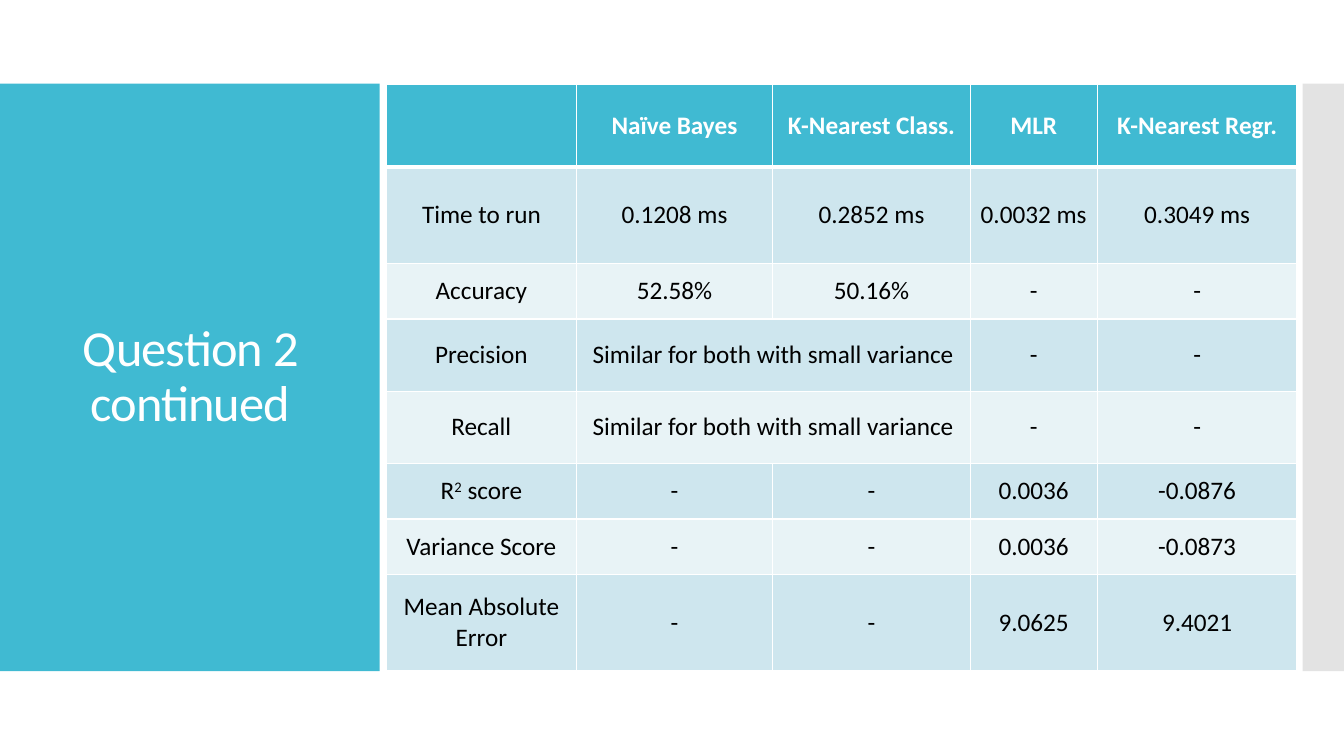
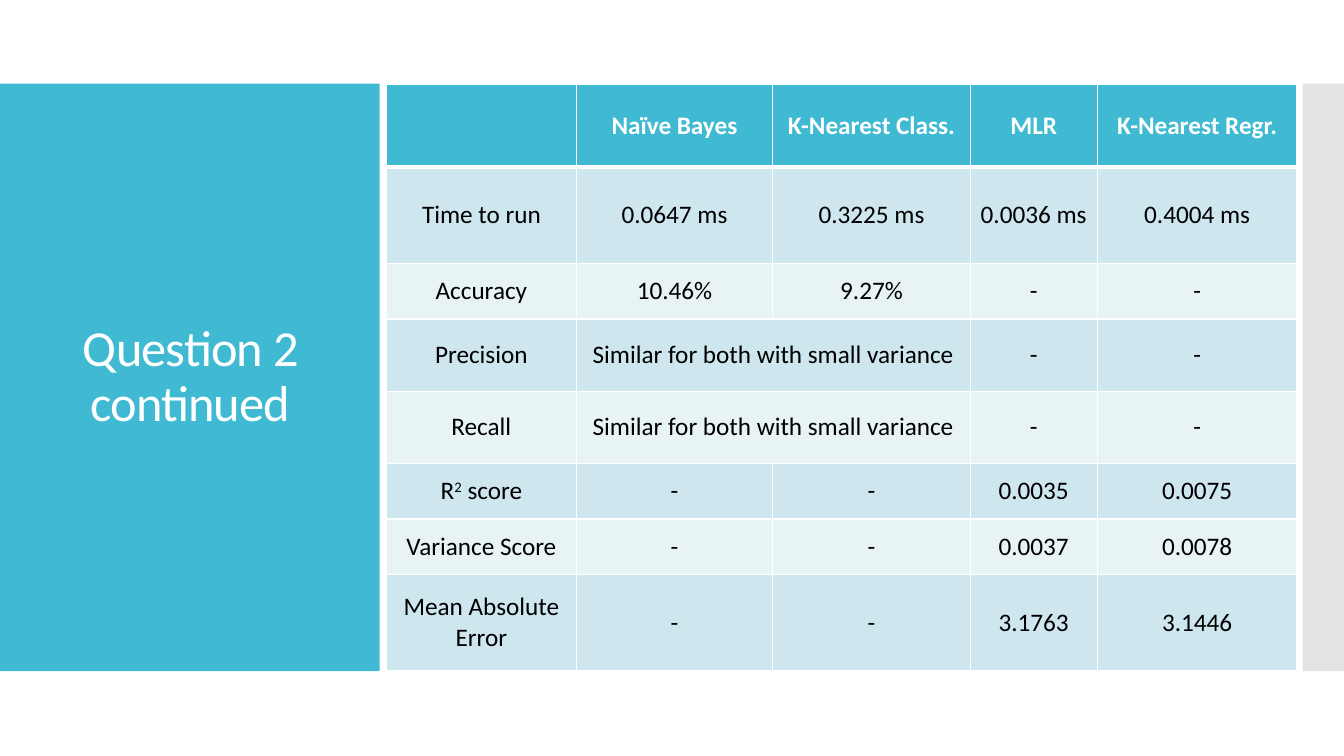
Before and after one commit to puneetsran/date-a-scientist, a slide deck: slide 22 of capstone_starter/date-a-scientist_PUNEET_SRAN.pptx (slide 20 before the commit). Drawn at 1344x756 pixels with LibreOffice and Linux fonts; fonts in the diff are those of the drawing. Boxes give left, top, right and bottom in pixels: in the first picture for what was removed or moved away, otherwise in the second. Text is boxed around its words. In the diff, an @@ line names an element or a change of style, - is before the commit and + after.

```diff
--- a/capstone_starter/date-a-scientist_PUNEET_SRAN.pptx
+++ b/capstone_starter/date-a-scientist_PUNEET_SRAN.pptx
@@ table at [387,85,1298,671] @@
-row 2: Time to run | 0.1208 ms | 0.2852 ms | 0.0032 ms | 0.3049 ms
+row 2: Time to run | 0.0647 ms | 0.3225 ms | 0.0036 ms | 0.4004 ms
-row 3, column 2: 52.58%
+row 3, column 2: 10.46%
-row 3, column 3: 50.16%
+row 3, column 3: 9.27%
-row 6, column 4: 0.0036
+row 6, column 4: 0.0035
-row 6, column 5: -0.0876
+row 6, column 5: 0.0075
-row 7, column 4: 0.0036
+row 7, column 4: 0.0037
-row 7, column 5: -0.0873
+row 7, column 5: 0.0078
-row 8, column 4: 9.0625
+row 8, column 4: 3.1763
-row 8, column 5: 9.4021
+row 8, column 5: 3.1446
```
Also in this commit, not shown: 16 other slides changed, 3 slides added, 3 other files.
